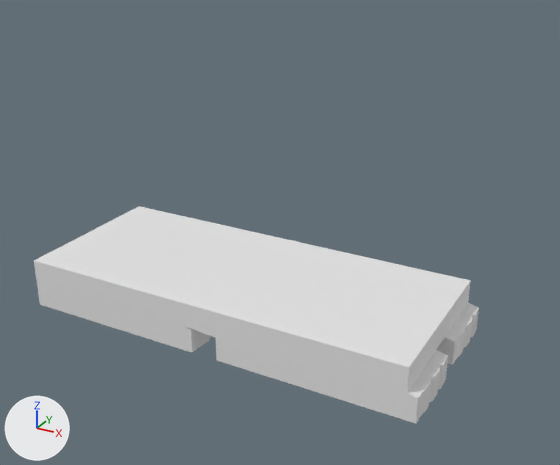
What one commit did to the Blender file Art/LoganB/Sphinx.blend.
The view is the same before and after, from a camera (50 mm lens) standing at (14.1, -20.7, 15.7) and looking at (1.1, 3.0, 3.9). Arrows for +X, +Y and +Z are at lower left; the lights stay in place.

In view in the first picture: 'Back RLeg R', 'Base', 'Front leg R', 'front leg L'.
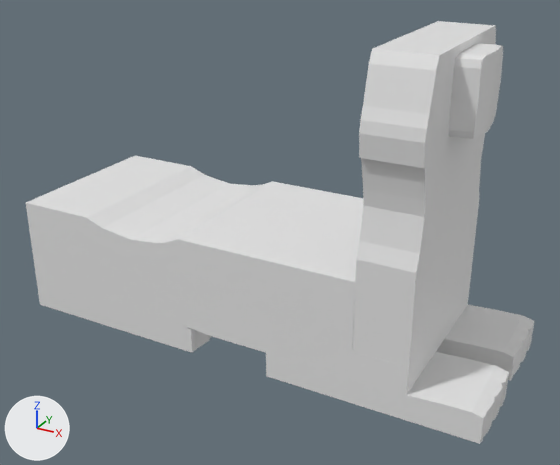
Commit message: working on sphinx head

The change, as JSON lines over the scene's bpy script:
```json
{"op": "add", "block": "me_cube_009", "code": ["me_cube_009 = bpy.data.meshes.new('Cube.009')", "me_cube_009.from_pydata(...)  # 130 vertices, 112 faces; spans x 0.0..1.08, y 0.0..1.08, z -0.99..1.0"]}
{"op": "add", "block": "me_cube_008", "code": ["me_cube_008 = bpy.data.meshes.new('Cube.008')", "me_cube_008.from_pydata(...)  # 36 vertices, 34 faces; spans x -1.02..1.0, y -3.88..3.52, z -0.98..2.15"]}
{"op": "add", "block": "me_cube_007", "code": ["me_cube_007 = bpy.data.meshes.new('Cube.007')", "me_cube_007.from_pydata(...)  # 144 vertices, 142 faces; spans x -1.96..2.05, y -7.49..6.52, z -1.0..5.83"]}
{"op": "add", "block": "me_cube_006", "code": ["me_cube_006 = bpy.data.meshes.new('Cube.006')", "me_cube_006.from_pydata(...)  # 52 vertices, 49 faces; spans x -16.8..11.9, y -7.0..6.9, z -1.2..4.0"]}
{"op": "add", "block": "me_cube_005", "code": ["me_cube_005 = bpy.data.meshes.new('Cube.005')", "me_cube_005.from_pydata(...)  # 50 vertices, 48 faces; spans x -1.0..1.0, y -3.39..3.61, z -1.0..2.41"]}
{"op": "set", "path": "ob_front_leg_r.location", "old": "(0.0, 0.0, 0.0)", "new": "(2.17, 0.0, 0.0)"}
{"op": "set", "path": "ob_front_leg_l.location", "old": "(0.0, 4.01, 0.0)", "new": "(2.17, 4.01, 0.0)"}
{"op": "add", "block": "ob_cube_003", "code": ["ob_cube_003 = bpy.data.objects.new('Cube.003', me_cube_009)", "ob_cube_003.location = (7.04, 3.39, 10.0)", "ob_cube_003.rotation_euler = (0.0, 0.0, -1.571)  # degrees (0, 0, -90)", "ob_cube_003.scale = (1.29, 1.29, 1.29)", "_m = ob_cube_003.modifiers.new('Mirror', 'MIRROR')", "_m.use_axis = (False, True, False)", "_m.use_clip = True", "_m = ob_cube_003.modifiers.new('Mirror.001', 'MIRROR')", "_m.use_clip = True"]}
{"op": "add", "block": "ob_cube_002", "code": ["ob_cube_002 = bpy.data.objects.new('Cube.002', me_cube_008)", "ob_cube_002.location = (6.53, 3.68, 9.4)"]}
{"op": "add", "block": "ob_cube_001", "code": ["ob_cube_001 = bpy.data.objects.new('Cube.001', me_cube_007)", "ob_cube_001.location = (6.49, 3.75, 5.5)", "ob_cube_001.scale = (0.5, 0.5, 0.5)"]}
{"op": "add", "block": "ob_base_001", "code": ["ob_base_001 = bpy.data.objects.new('Base.001', me_cube_006)", "ob_base_001.location = (-0.5, 3.51, 2.17)", "ob_base_001.scale = (0.505, 0.505, 0.505)"]}
{"op": "add", "block": "ob_cube", "code": ["ob_cube = bpy.data.objects.new('Cube', me_cube_005)", "ob_cube.location = (6.51, 3.4, 2.59)"]}
```

Changed parts and their boxes (x1, y1, x2, y2) in the pictures (560 x 465 px):
```json
{"object": "Base.001", "change": "added", "after": [26, 156, 363, 351]}
{"object": "Cube.002", "change": "added", "after": [359, 21, 496, 168]}
{"object": "Cube.001", "change": "added", "after": [356, 134, 485, 273]}
{"object": "Front leg R", "change": "moved", "before": [216, 338, 448, 423], "after": [266, 352, 509, 444]}
{"object": "Cube", "change": "added", "after": [352, 201, 479, 367]}
{"object": "front leg L", "change": "moved", "before": [436, 303, 479, 365], "after": [436, 305, 534, 381]}
{"object": "Cube.003", "change": "added", "after": [448, 43, 503, 139]}
{"object": "Base", "change": "unchanged, covered by the edit", "before": [34, 206, 471, 393], "after": [34, 261, 470, 395]}
```
